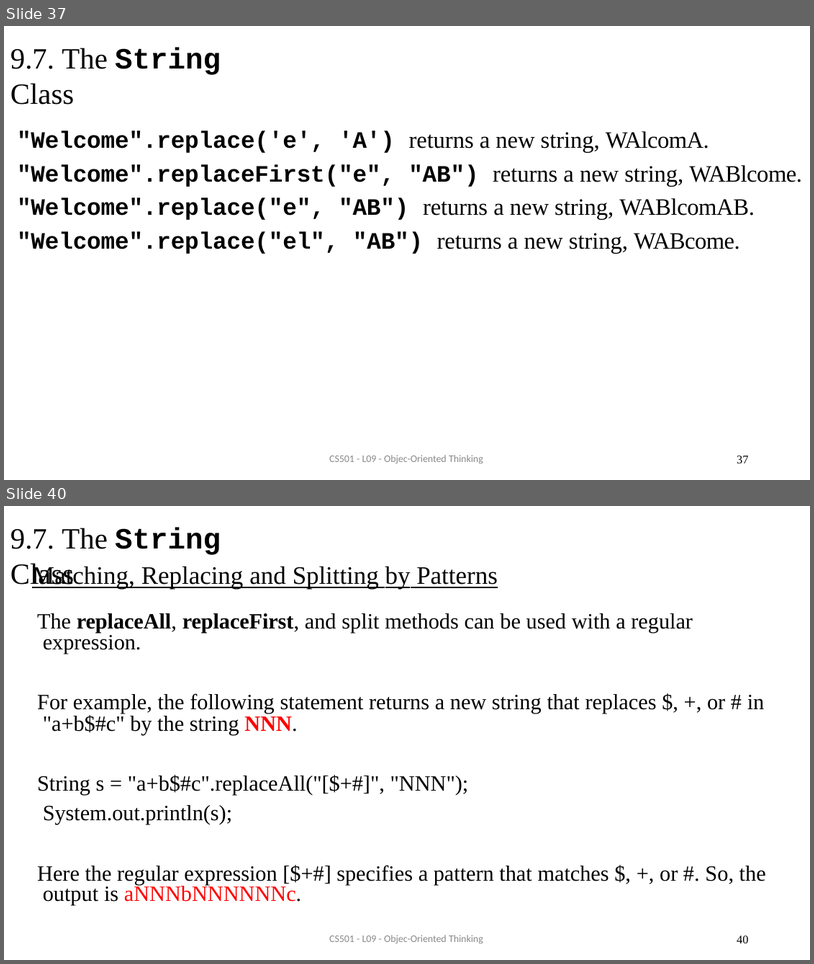
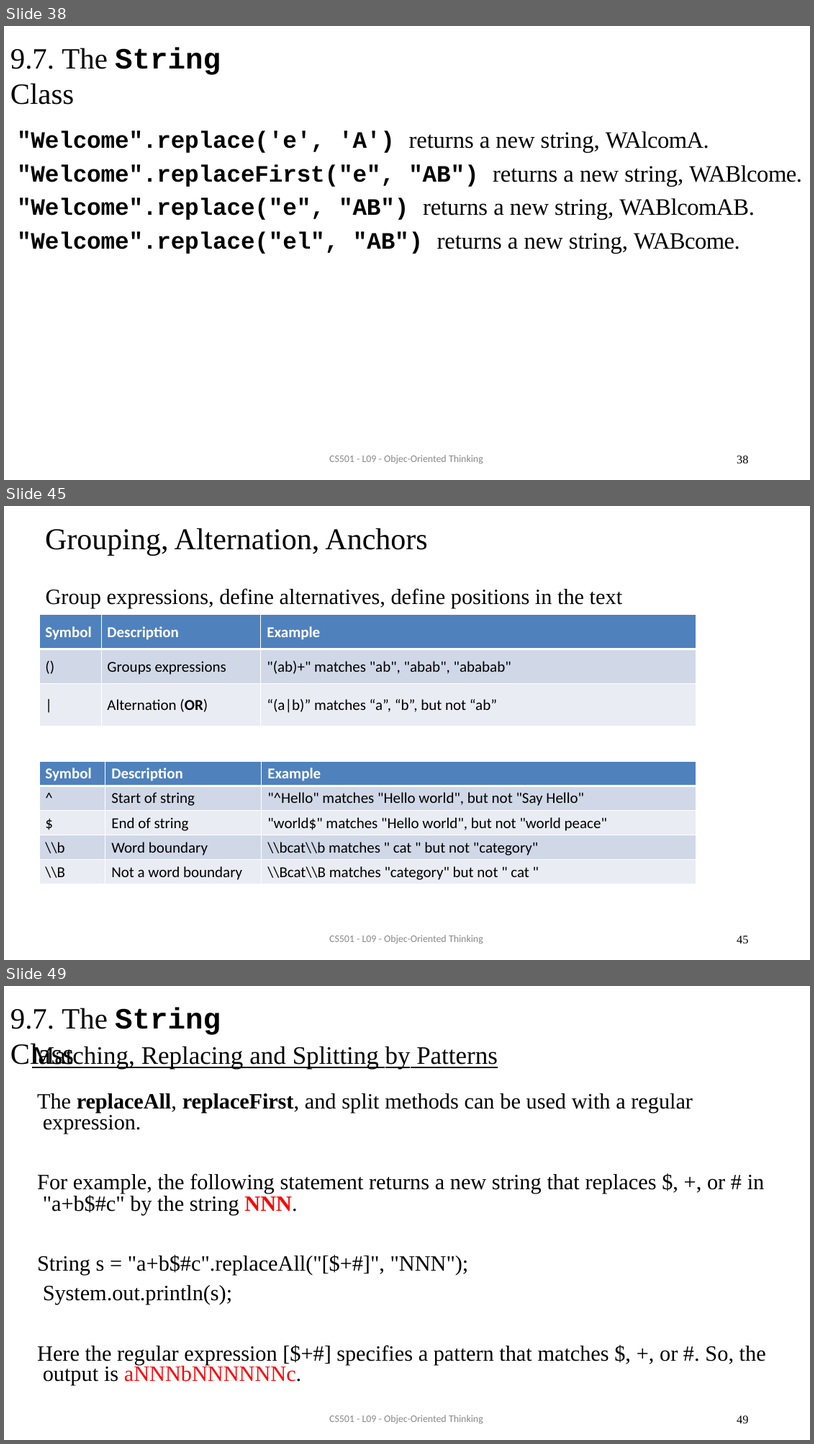
Before and after one commit to AughdonBreslin/CS501IntroToJava, a slide deck: Lectures/9_Object_Oriented_Programming.pptx. Shown one above the other, each under a label of ours: slides 37 and 40 before the commit, slides 38, 45 and 49 after it; the slides between them are not shown. The pictures are 814x964 and 814x1444 pixels, drawn with LibreOffice and Linux fonts; fonts in the diff are those of the drawing. Boxes give left, top, right and bottom in pixels: in the first picture for what was removed or moved away, otherwise in the second. Text is boxed around its words. In the diff, an @@ line names an element or a change of style, - is before the commit and + after.

```diff
--- a/Lectures/9_Object_Oriented_Programming.pptx
+++ b/Lectures/9_Object_Oriented_Programming.pptx
@@ slide 45 added at bbox=[4, 506, 810, 960], background #FFFFFF @@
@@ title added at bbox=[45, 528, 427, 555], 36 pt, text #000000 @@
+Grouping, Alternation, Anchors
@@ text added at bbox=[46, 588, 622, 608], 26 pt, text #000000 @@
+Group expressions, define alternatives, define positions in the text
@@ table added at bbox=[39, 615, 696, 726], 3 rows, 3 columns @@
+Symbol | Description | Example
+() | Groups expressions | "(ab)+" matches "ab", "abab", "ababab"
+| | Alternation (OR) | “(a|b)” matches “a”, “b”, but not “ab”
@@ table added at bbox=[39, 762, 696, 884], 5 rows, 3 columns @@
+Symbol | Description | Example
+^ | Start of string | "^Hello" matches "Hello world", but not "Say Hello"
+$ | End of string | "world$" matches "Hello world", but not "world peace"
+\\b | Word boundary | \\bcat\\b matches " cat " but not "category"
+\\B | Not a word boundary | \\Bcat\\B matches "category" but not " cat "
@@ text added at bbox=[329, 934, 484, 944], 12 pt, text #898989 @@
+CS501 - L09 - Objec-Oriented Thinking
@@ page number added at bbox=[737, 935, 748, 943], 14 pt, text #000000 @@
+45
@@ what was slide 37 is now slide 38 @@
@@ page number at bbox=[737, 455, 748, 463]: text changed @@
-37
+38
@@ what was slide 40 is now slide 49 @@
@@ page number at bbox=[737, 1415, 748, 1423]: text changed @@
-40
+49
```
Also in this commit, not shown: 11 slides changed, 16 other slides added, 8 slides removed, 4 other files.
